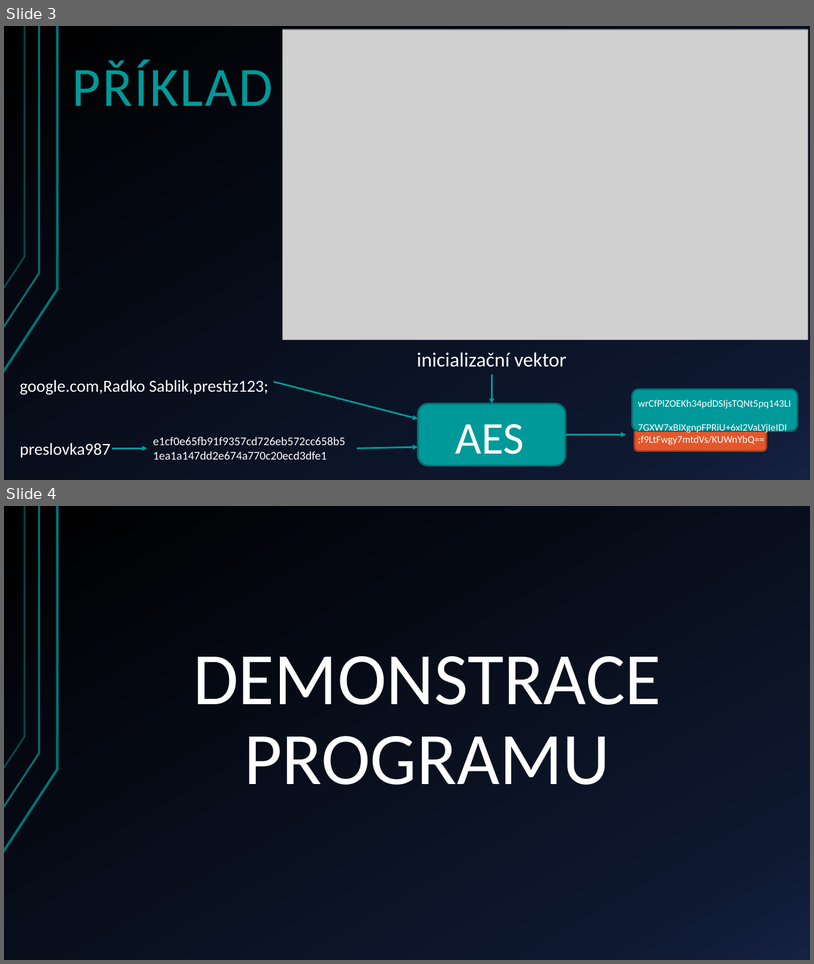
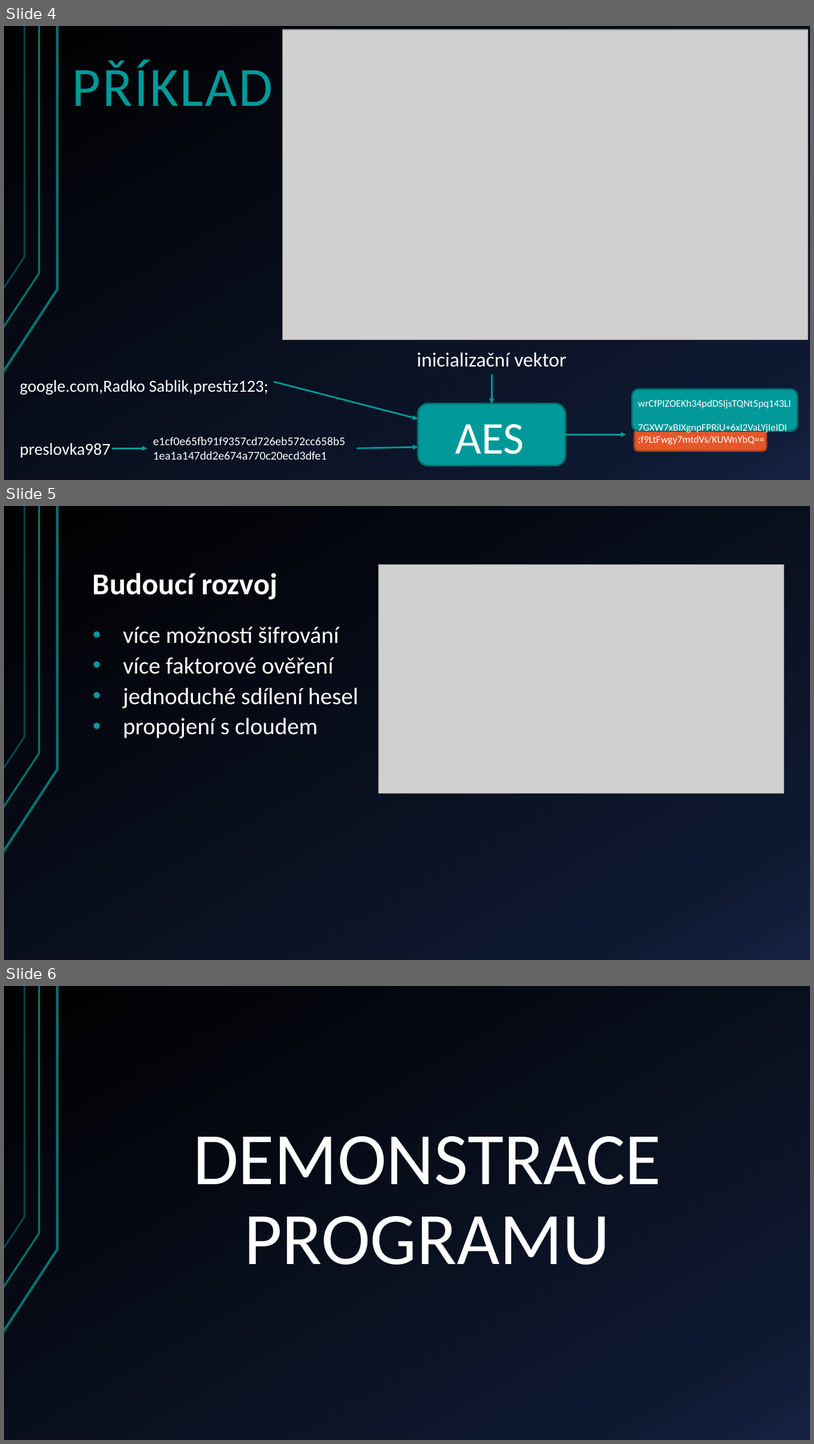
Before and after one commit to Xenom-Apperance/SmichovPass, a slide deck: SmichovPass – prezentace.pptx. Shown one above the other, each under a label of ours: slides 3 and 4 before the commit, slides 4, 5 and 6 after it. The pictures are 814x964 and 814x1444 pixels, drawn with LibreOffice and Linux fonts; fonts in the diff are those of the drawing; grey boxes stand for pictures. Boxes give left, top, right and bottom in pixels: in the first picture for what was removed or moved away, otherwise in the second. Text is boxed around its words. In the diff, an @@ line names an element or a change of style, - is before the commit and + after.

```diff
--- a/SmichovPass – prezentace.pptx
+++ b/SmichovPass – prezentace.pptx
@@ slide 5 added at (4,506,810,960), background gradient #000000 to #0F1931 to #142242; not listed: 3 template elements that a slide beside it also shows @@
@@ title added at (93,573,278,600), 36 pt, text #FFFFFF, bold @@
+Budoucí rozvoj
@@ picture added at (378,565,785,793) @@
@@ text added at (123,627,359,738), 28 pt, text #FFFFFF @@
+• více možností šifrování
+• více faktorové ověření
+• jednoduché sdílení hesel
+• propojení s cloudem
@@ what was slide 3 is now slide 4 @@
@@ what was slide 4 is now slide 6 @@
```
Also in this commit, not shown: 1 other slide added, 1 other file.
